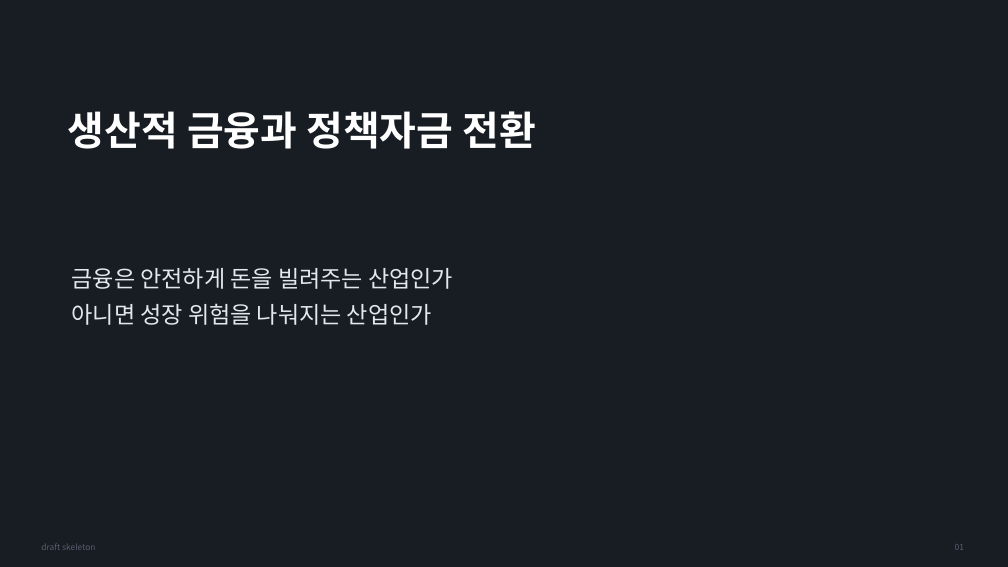
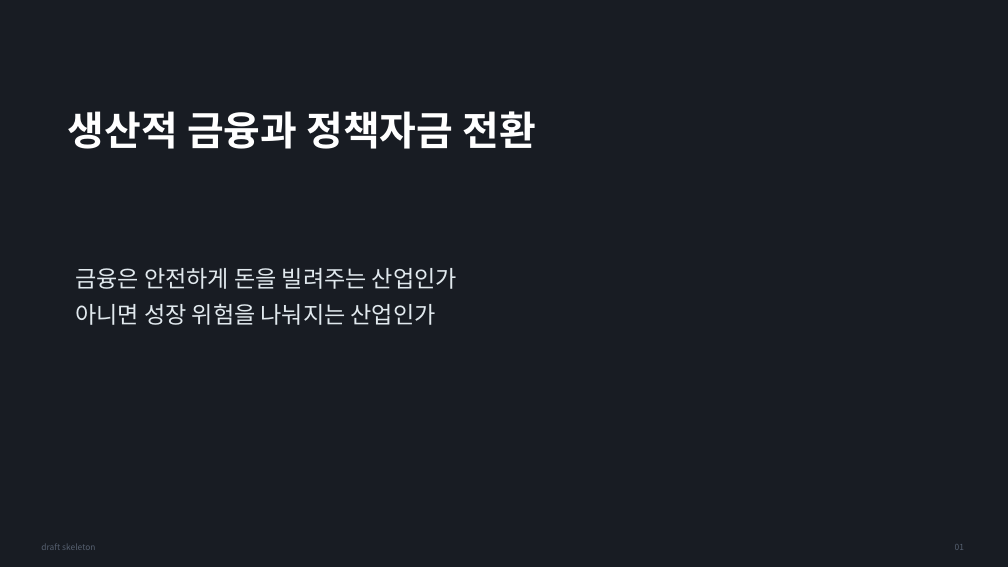
Before and after one commit to Rlearnchan/luddite, a slide deck: slide 1 of outputs/pptx/productive_finance_policy_draft.pptx. Drawn at 1008x567 pixels with LibreOffice and Linux fonts; fonts in the diff are those of the drawing. Boxes give left, top, right and bottom in pixels: in the first picture for what was removed or moved away, otherwise in the second. Text is boxed around its words. In the diff, an @@ line names an element or a change of style, - is before the commit and + after.

```diff
--- a/outputs/pptx/productive_finance_policy_draft.pptx
+++ b/outputs/pptx/productive_finance_policy_draft.pptx
@@ text "금융은 안전하게 돈을 빌려주는 산업인가": place and size @@
-text "금융은 안전하게 돈을 빌려주는 산업인가" at box(72, 268, 453, 325)
+text "금융은 안전하게 돈을 빌려주는 산업인가" at box(75, 268, 457, 325)
```
Also in this commit, not shown: 8 other slides changed, 7 other files.
